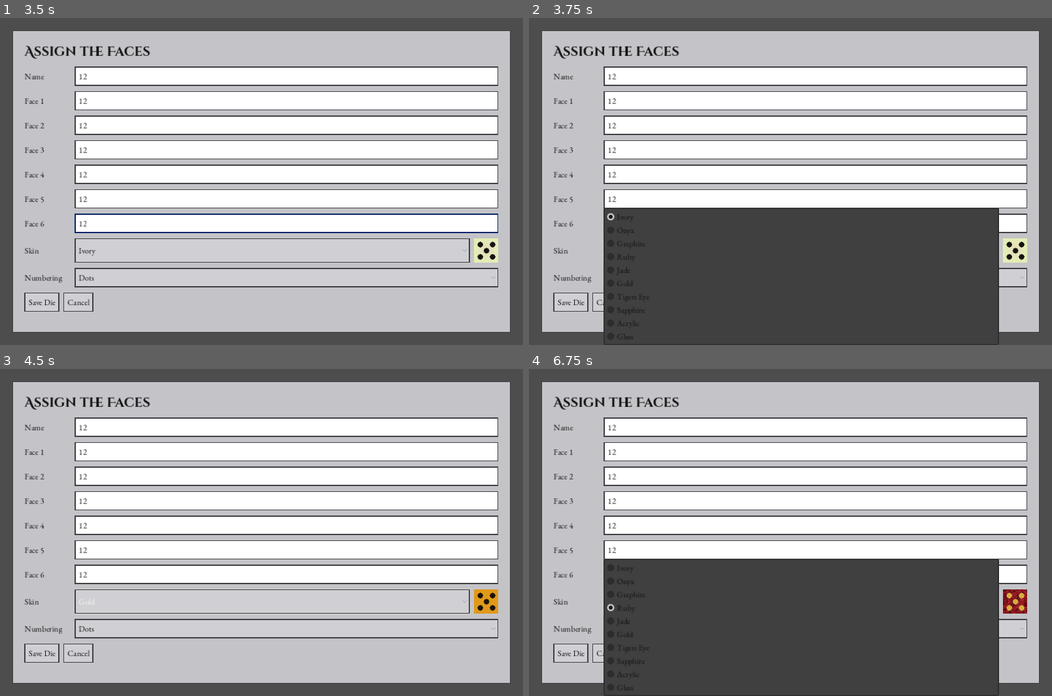
Above: before the commit, frames 1-4 (two rows, left to right).
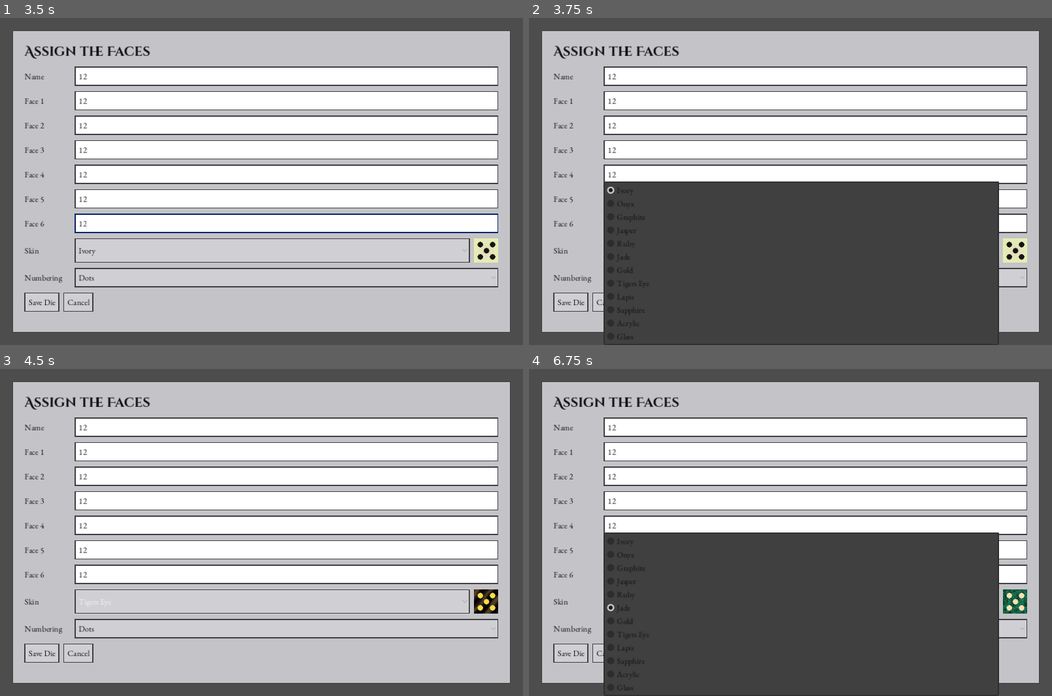
Above: after the commit, the same moments.

Repository: siyangsun/gamba
Game: Godot game, scene res://main.tscn
Same seed, same stepped clock (60 frames per second), same inputs: the game is played once before the commit and once after it. Sound files missing from this copy of the repository are replaced by a short silence.
Inputs (mouse positions are in pixels of both pictures, inside the frame that each line leads up to):
- Up to frame 1 (3.5 s): click "+ New Die" at 0.5 s; click (287, 76) at 1.27 s; type "12" at 1.35 s; click (287, 99) at 1.5 s; type "12" at 1.58 s; click (287, 125) at 1.73 s; type "12" at 1.82 s; click (287, 148) at 2.02 s; type "12" at 2.1 s; click (287, 174) at 2.25 s; type "12" at 2.33 s; click (287, 197) at 2.48 s; type "12" at 2.57 s; click (287, 224) at 2.77 s; type "12" at 2.85 s
- Up to frame 2 (3.75 s): click "Ivory" at 3.5 s
- Up to frame 3 (4.5 s): click "Dots" at 4.25 s
- Up to frame 4 (6.75 s): click (800, 601) at 5 s, where only the run before the commit has a clickable "Gold"; click (800, 601) at 5.75 s, where only the run after the commit has a clickable "Tigers Eye"; click (800, 601) at 6.5 s, where only the run before the commit has a clickable "Ruby"

Frame 1 is identical in both runs. In frame 2, 5.6% of the frame differs, in the area x 14-90%, y 50-86%; in frame 3, 0.3%; in frame 4, 6.0%, in the area x 14-96%, y 50-86%.

Commit message:
feat: rename ruby/sapphire to jasper/lapis, add dark translucent ruby/sapphire
jasper and lapis keep the original bright-red/blue opaque "gem"
marbled look. New ruby and sapphire are a "darkgem" material: same
onyx-style marbling, cracks, and pocked sparkle shine as "gem", but
slightly translucent (alpha 0.88 + a touch of refraction) with a dark
near-black body carrying just a hint of red/blue -- confirmed opaque
onyx stays fully opaque while these bleed a backdrop color through.

Generalized the tiger's eye sweep shader (_make_tigerseye_material ->
_make_sweepgem_material) to also drive ruby and sapphire, dispatched
by material type ("tigerseye" or "darkgem") rather than skin name.
Added _sweep_gem_colors() so each skin gets its own glow/accent hue:
ruby sweeps a saturated red into a near-pure red accent core, sapphire
a vivid blue into a near-pure blue core, instead of both defaulting to
tiger's-eye amber.

Co-Authored-By: Claude Sonnet 5 <noreply@anthropic.com>

Diff:
--- a/scripts/die.gd
+++ b/scripts/die.gd
@@ -12,7 +12,9 @@
 
 # selectable die skins: body tint, face (grain base), pip color, and material type.
 # material types: "ivory" (warm tint near edges), "stone" (spiral-veined, monochrome),
-# "gem" (multi-shade marbling + cracks), "metal" (shiny, brushed),
+# "gem" (multi-shade marbling + cracks, opaque), "darkgem" (same marbling/cracks/
+# shine as "gem" but slightly translucent -- an onyx-like dark stone with a hint
+# of its named color), "metal" (shiny, brushed),
 # "acrylic" (smooth glossy plastic, no marbling/tint),
 # "anodized" (gold: view-angle shader, one flat color per face that shifts
 # white->yellow->orange->black with angle -- no baked texture, see _make_anodized_material),
@@ -23,11 +25,13 @@
 	"ivory": {"body": Color(0.88, 0.84, 0.73), "face": Color(0.90, 0.86, 0.75), "pip": Color(0.09, 0.08, 0.07), "material": "ivory"},
 	"onyx": {"body": Color(0.12, 0.12, 0.13), "face": Color(0.16, 0.16, 0.17), "pip": Color(0.90, 0.90, 0.92), "material": "gem"},
 	"graphite": {"body": Color(0.26, 0.26, 0.28), "face": Color(0.31, 0.31, 0.33), "pip": Color(0.88, 0.88, 0.90), "material": "stone"},
-	"ruby": {"body": Color(0.50, 0.05, 0.08), "face": Color(0.60, 0.08, 0.11), "pip": Color(0.85, 0.68, 0.25), "material": "gem"},
+	"jasper": {"body": Color(0.50, 0.05, 0.08), "face": Color(0.60, 0.08, 0.11), "pip": Color(0.85, 0.68, 0.25), "material": "gem"},
+	"ruby": {"body": Color(0.16, 0.04, 0.05), "face": Color(0.20, 0.06, 0.07), "pip": Color(0.85, 0.68, 0.25), "material": "darkgem"},
 	"jade": {"body": Color(0.05, 0.35, 0.22), "face": Color(0.08, 0.42, 0.28), "pip": Color(0.95, 0.89, 0.70), "material": "gem"},
 	"gold": {"body": Color(0.60, 0.47, 0.12), "face": Color(0.72, 0.57, 0.16), "pip": Color(0.10, 0.08, 0.04), "material": "anodized"},
 	"tigers_eye": {"body": Color(0.45, 0.27, 0.07), "face": Color(0.75, 0.50, 0.15), "pip": Color(0.98, 0.86, 0.30), "material": "tigerseye"},
-	"sapphire": {"body": Color(0.08, 0.15, 0.50), "face": Color(0.10, 0.20, 0.62), "pip": Color(0.85, 0.89, 0.97), "material": "gem"},
+	"lapis": {"body": Color(0.08, 0.15, 0.50), "face": Color(0.10, 0.20, 0.62), "pip": Color(0.85, 0.89, 0.97), "material": "gem"},
+	"sapphire": {"body": Color(0.05, 0.06, 0.17), "face": Color(0.07, 0.08, 0.21), "pip": Color(0.85, 0.89, 0.97), "material": "darkgem"},
 	"acrylic": {"body": Color(0.93, 0.93, 0.95), "face": Color(0.96, 0.96, 0.98), "pip": Color(0.05, 0.05, 0.06), "material": "acrylic"},
 	"glass": {"body": Color(0.80, 0.86, 0.92), "face": Color(0.82, 0.88, 0.94), "pip": Color(1.0, 1.0, 1.0), "material": "glass"},
 }
@@ -162,13 +166,15 @@
 
 
 ## Face material for the current skin: gold gets the view-angle anodized
-## shader, tiger's eye gets the sweeping chatoyant-band shader, every other
-## skin gets a StandardMaterial3D with baked grain + pips.
+## shader; tiger's eye and the dark gems (ruby, sapphire) get the sweeping
+## chatoyant-band shader; every other skin gets a StandardMaterial3D with
+## baked grain + pips.
 func _make_face_material(value: int) -> Material:
 	if skin_name == "gold":
 		return _make_anodized_material(value)
-	if skin_name == "tigers_eye":
-		return _make_tigerseye_material(value)
+	var mat_type: String = SKINS.get(skin_name, SKINS["ivory"]).get("material", "ivory")
+	if mat_type == "tigerseye" or mat_type == "darkgem":
+		return _make_sweepgem_material(value)
 	var mat := StandardMaterial3D.new()
 	mat.albedo_texture = make_face_texture(value, FACE_TEX, skin_name, numbering_style)
 	_apply_material_type(mat, skin_name)
@@ -274,25 +280,42 @@
 "
 
 
-## Tiger's eye: a ShaderMaterial that draws a bright chatoyant band on top of
-## the baked marbled texture. Real chatoyancy is a band gliding across a
-## *curved* cabochon as you tilt it; our faces are flat, so a physically
-## accurate anisotropic BRDF only gives a faint, hard-to-catch shimmer tied to
-## one exact light angle. Instead this explicitly slides the band's position
-## with dot(NORMAL, VIEW) -- the same per-face "angle" signal the gold shader
-## uses -- so it's a guaranteed, obvious sweep as the die turns, not a subtle
-## one that depends on the light landing just right.
-func _make_tigerseye_material(value: int) -> ShaderMaterial:
+## Sweeping chatoyant-band shader, shared by tiger's eye and the dark gems
+## (ruby, sapphire): a bright accent band explicitly slides across each face
+## based on view angle instead of relying on a physically-based anisotropic
+## BRDF, which only gives a faint, hard-to-catch shimmer tied to one exact
+## light angle. Slides with dot(NORMAL, VIEW) -- the same per-face "angle"
+## signal the gold shader uses -- so it's a guaranteed, obvious sweep as the
+## die turns. See TIGERSEYE_SHADER for the overlay/accentuate() blending.
+func _make_sweepgem_material(value: int) -> ShaderMaterial:
 	var m := ShaderMaterial.new()
 	m.shader = _tigerseye_shader()
 	m.set_shader_parameter("albedo_tex", make_face_texture(value, FACE_TEX, skin_name, numbering_style))
-	var pip: Color = SKINS["tigers_eye"].pip
+	var skin: Dictionary = SKINS[skin_name]
+	var pip: Color = skin.pip
 	m.set_shader_parameter("pip_color", Vector3(pip.r, pip.g, pip.b))
+	var colors := _sweep_gem_colors(skin_name)
+	m.set_shader_parameter("glow_color", colors.glow)
+	m.set_shader_parameter("accent_color", colors.accent)
+	var mat_type: String = skin.material
 	m.set_shader_parameter("detail_tex",
-		make_face_detail_texture(value, FACE_TEX, _base_roughness("tigerseye"), numbering_style, "tigerseye"))
+		make_face_detail_texture(value, FACE_TEX, _base_roughness(mat_type), numbering_style, mat_type))
 	m.set_shader_parameter("normal_tex",
 		make_face_normalmap(value, FACE_TEX, numbering_style))
 	return m
+
+
+## Per-skin glow/accent colors for the sweep-gem shader: glow tints the wide
+## Overlay band, accent is the narrow hot core's target hue (dazzling and
+## pure, not just a brighter version of glow).
+static func _sweep_gem_colors(skin_name: String) -> Dictionary:
+	match skin_name:
+		"ruby":
+			return {"glow": Vector3(0.85, 0.12, 0.12), "accent": Vector3(1.0, 0.05, 0.08)}
+		"sapphire":
+			return {"glow": Vector3(0.15, 0.32, 0.85), "accent": Vector3(0.15, 0.35, 1.0)}
+		_:
+			return {"glow": Vector3(1.0, 0.83, 0.38), "accent": Vector3(1.0, 0.95, 0.25)}
 
 
 static var _tigerseye_shader_res: Shader
@@ -392,7 +415,7 @@
 		# visibly shifting) across a much wider range of orientations.
 		"tigerseye": return 0.26
 		"glass": return 0.05
-		"gem": return 0.16
+		"gem", "darkgem": return 0.16
 		"acrylic": return 0.12
 		_: return 0.8
 
@@ -439,6 +462,18 @@
 			mat.metallic_specular = 1.0
 			mat.clearcoat_enabled = true
 			mat.clearcoat = 0.5
+		"darkgem":
+			# same shine/marbling/sparkle as "gem" (onyx-like), but slightly
+			# translucent -- a dark stone with a hint of its named color
+			# showing through, rather than fully opaque like onyx itself.
+			mat.metallic = 0.0
+			mat.metallic_specular = 1.0
+			mat.clearcoat_enabled = true
+			mat.clearcoat = 0.5
+			mat.transparency = BaseMaterial3D.TRANSPARENCY_ALPHA
+			mat.albedo_color.a = 0.88
+			mat.refraction_enabled = true
+			mat.refraction_scale = 0.07
 		"glass":
 			# near-clear pane: very translucent, glossy, strongly refractive
 			mat.metallic = 0.0
@@ -493,7 +528,7 @@
 	if _detail_cache.has(key):
 		return _detail_cache[key]
 	var img := Image.create(tex_size, tex_size, false, Image.FORMAT_RGB8)
-	if mat_type == "gem":
+	if mat_type == "gem" or mat_type == "darkgem":
 		# raw-cut sparkle: small, dense pocked patches break up the shine so
 		# it doesn't read as a perfectly flat polish.
 		for y in tex_size:
@@ -619,7 +654,7 @@
 					col = face.lerp(Color(1, 1, 1), streak * 0.35)
 					var grain := randf() * 0.03 - 0.015
 					col = Color(col.r + grain, col.g + grain, col.b + grain)
-				"gem":
+				"gem", "darkgem":
 					# smoky depth marbling: layered turbulence blends the base color
 					# toward near-black in cloudy bands, unlike the stone spiral veins
 					var u := float(x) / tex_size
@@ -690,7 +725,7 @@
 						clampf(face.g + n + edge * 0.08, 0, 1),
 						clampf(face.b + n - edge * 0.05, 0, 1))
 			img.set_pixel(x, y, col)
-	if mat_type == "gem":
+	if mat_type == "gem" or mat_type == "darkgem":
 		_draw_cracks(tex_size, img, 2 + (randi() % 2))
 	_paint_markings(img, value, numbering_style, tex_size, skin.pip)
 	var tex := ImageTexture.create_from_image(img)
